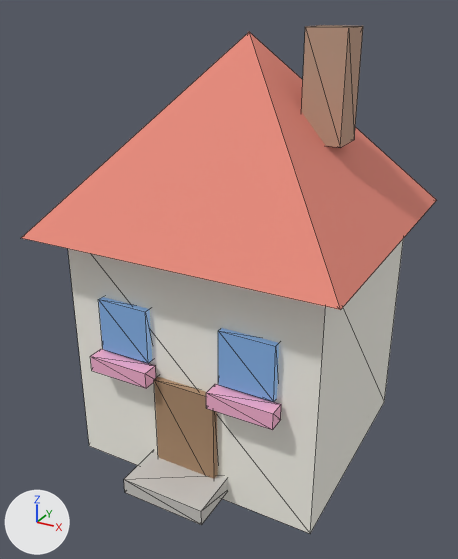
The glTF model public/models/house.glb, before and after one commit.
One viewpoint serves both versions: a camera (50 mm lens) standing at (2.56, -5.0, 4.03) and looking at (-0.07, -0.22, 1.64). The axes (+X, +Y, +Z) are drawn at lower left. The lights are the same throughout. The picture after the commit comes second. Mesh edges are drawn as thin lines. Where no turn or scale is listed for an object, it has been applied to the vertices. Vertices at exactly the same position are counted once.

Names of what the first picture shows: 'Body.003', 'Chimney', 'Door', 'FlowerL', 'FlowerR', 'Roof', 'Step', 'WinL', 'WinR'.
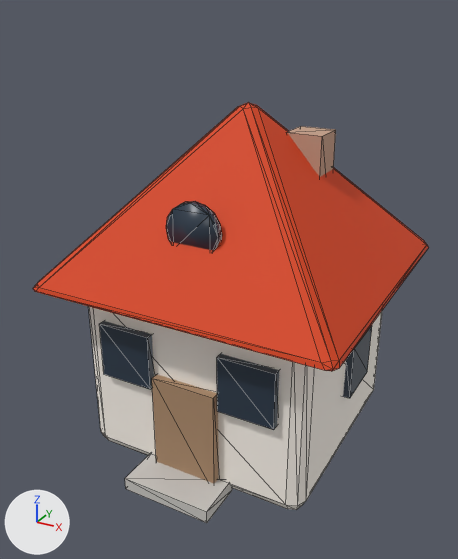
Diff of the bpy script that builds the scene:
```diff
--- a/public/models/house.glb.py
+++ b/public/models/house.glb.py
@@ mat_roof @@
 mat_roof = principled_material('Roof')
-mat_roof.base_color = (0.82, 0.26, 0.2)  # pink #ea8b7c
-mat_roof.roughness = 0.85
+mat_roof.base_color = (0.687, 0.0561, 0.0075)  # orange #d84315
+mat_roof.roughness = 0.75
@@ mat_windows @@
 mat_windows = principled_material('Windows')
-mat_windows.base_color = (0.12, 0.2, 0.42)  # blue #617cad
-mat_windows.roughness = 0.3
-mat_windows.emission_color = (0.0697, 0.148, 0.237)  # blue #4b6b86
-mat_windows.emission_strength = 1.0
+mat_windows.base_color = (0.0242, 0.0423, 0.0685)  # dark blue #2b3a4a
+mat_windows.roughness = 0.35
@@ me_cube_006 @@
 # used by ob_body_003; parent = ob_house; location = (0.0, 0.0, 1.1); scale = (2.4, 2.2, 2.4)
-me_cube_006.from_pydata(...)  # 8 vertices, 12 faces; spans x -0.5..0.5, y -0.5..0.5, z -0.5..0.5
+me_cube_006.from_pydata(...)  # 56 vertices, 108 faces; spans x -0.5..0.5, y -0.5..0.5, z -0.5..0.5
+# me_cube_006 part 1: the whole mesh is rebuilt
 me_cube_006.materials.append(mat_body)
@@ me_cube_011 @@
 me_cube_011.from_pydata(...)  # 8 vertices, 12 faces; spans x -0.5..0.5, y -0.5..0.5, z -0.5..0.5
-me_cube_011.materials.append(mat_flowers)  # pink #f9b3d3
+me_cube_011.materials.append(mat_windows)  # dark blue #2b3a4a
@@ me_cube_012 @@
 me_cube_012.from_pydata(...)  # 8 vertices, 12 faces; spans x -0.5..0.5, y -0.5..0.5, z -0.5..0.5
-me_cube_012.materials.append(mat_flowers)  # pink #f9b3d3
+me_cube_012.materials.append(mat_windows)  # dark blue #2b3a4a
@@ ob_body_003 @@
 ob_body_003.parent = ob_house
-ob_body_003.location = (0.0, 0.0, 1.1)
-ob_body_003.scale = (2.4, 2.2, 2.4)
+ob_body_003.location = (0.0, 0.0, 0.9)
+ob_body_003.scale = (2.2, 2.2, 1.8)
@@ ob_chimney @@
 ob_chimney.parent = ob_house
-ob_chimney.location = (0.7, 0.1, 3.4)
-ob_chimney.scale = (0.35, 0.35, 0.9)
+ob_chimney.location = (0.45, 0.35, 2.55)
+ob_chimney.scale = (0.34, 0.34, 0.85)
@@ ob_door @@
 ob_door.parent = ob_house
-ob_door.location = (0.0, -1.11, 0.5)
-ob_door.scale = (0.6, 0.1, 1.0)
+ob_door.location = (0.0, -1.13, 0.51)
+ob_door.scale = (0.62, 0.1, 1.02)
@@ ob_roof @@
-ob_roof = bpy.data.objects.new('Roof', me_cone_016)
@@ ob_step @@
 ob_step.parent = ob_house
-ob_step.location = (0.0, -1.3, 0.08)
-ob_step.scale = (0.8, 0.5, 0.15)
+ob_step.location = (0.0, -1.28, 0.06)
+ob_step.scale = (0.85, 0.45, 0.12)
@@ ob_winl @@
 ob_winl.parent = ob_house
-ob_winl.location = (-0.6, -1.11, 1.4)
-ob_winl.scale = (0.5, 0.1, 0.5)
+ob_winl.location = (-0.6, -1.12, 1.15)
+ob_winl.scale = (0.52, 0.09, 0.52)
@@ ob_winr @@
 ob_winr.parent = ob_house
-ob_winr.location = (0.6, -1.11, 1.4)
-ob_winr.scale = (0.5, 0.1, 0.5)
+ob_winr.location = (0.6, -1.12, 1.15)
+ob_winr.scale = (0.52, 0.09, 0.52)
@@ ob_hwingable @@
+ob_hwingable = bpy.data.objects.new('HWinGable', me_cylinder_032)  # a 16-sided cylinder along y spanning x -0.24..0.24, y -0.035..0.035, z -0.24..0.24; in mat_windows (dark blue #2b3a4a)
+ob_hwingable.location = (0.0, -0.93, 2.35)
@@ ob_hroof @@
+ob_hroof = bpy.data.objects.new('HRoof', me_cone_021)  # 37 vertices, 70 faces; spans x -1.41..1.41, y -1.41..1.41, z -0.8..0.73; in mat_roof (orange #d84315)
+ob_hroof.location = (0.0, 0.0, 2.5)
```

Where the change shows, as pixel boxes (x1, y1, x2, y2) in the pictures (458 x 559 px):
'Roof', deleted (pink)
    before: (21, 32, 437, 310)
'HRoof', added
    after: (33, 102, 429, 371)
'Body.003', reshaped, moved, rescaled
    before: (68, 238, 404, 533)
    after: (89, 307, 383, 510)
'Chimney', moved, rescaled
    before: (301, 25, 363, 147)
    after: (287, 126, 336, 177)
'Door', moved, rescaled (8% taller)
    before: (154, 377, 218, 479)
    after: (152, 374, 219, 484)
'WinR', recoloured, surface changed, moved, rescaled (blue to dark blue)
    before: (218, 328, 279, 402)
    after: (217, 354, 279, 430)
'Step', moved, rescaled
    before: (124, 451, 227, 525)
    after: (125, 453, 232, 523)
'WinL', recoloured, surface changed, moved, rescaled (blue to dark blue)
    before: (98, 297, 152, 363)
    after: (99, 321, 154, 389)
'FlowerR', recoloured, surface changed
    both: (206, 325, 372, 430)
'HWinGable', added
    after: (166, 201, 222, 251)
'FlowerL', recoloured, surface changed
    both: (90, 349, 156, 388)
